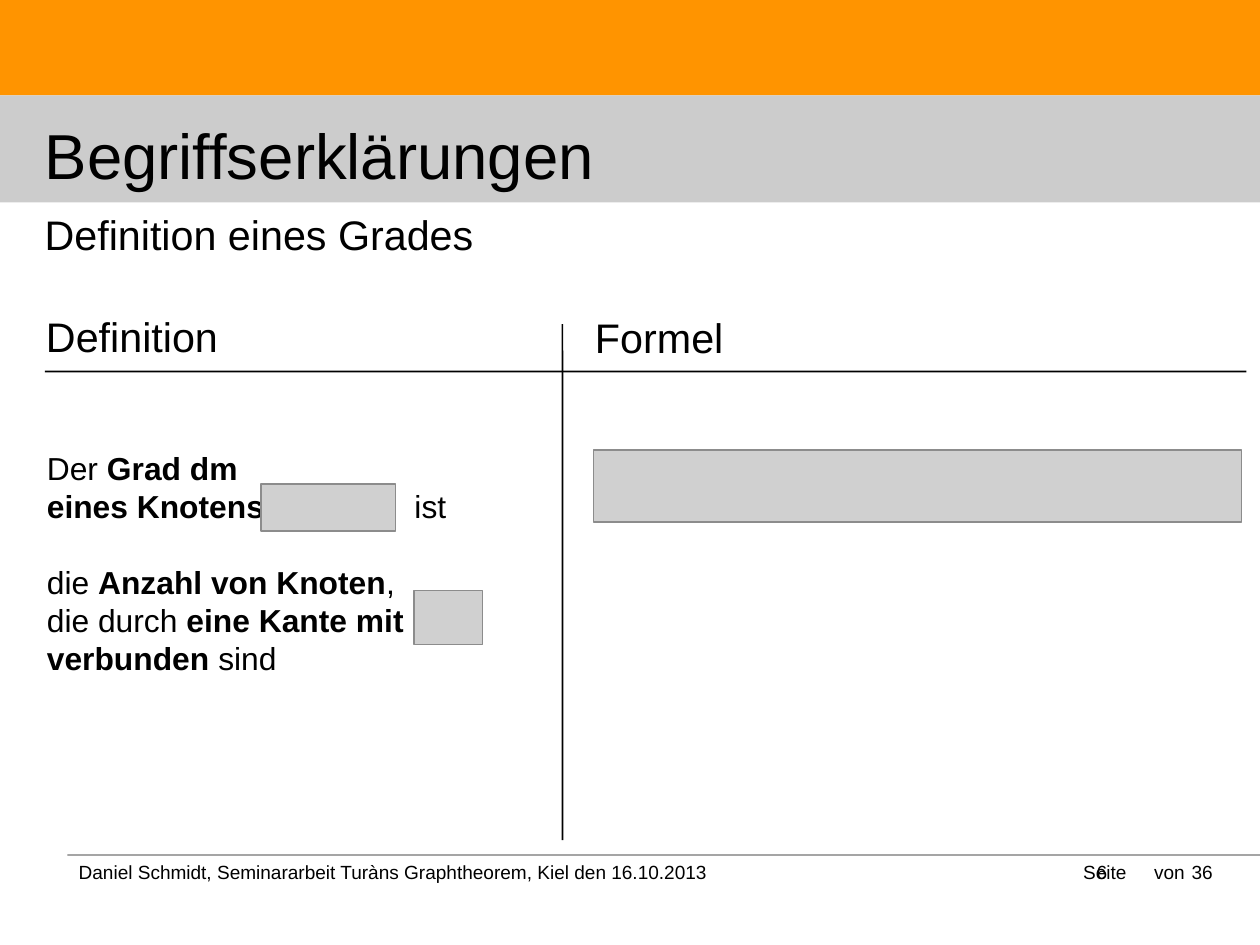
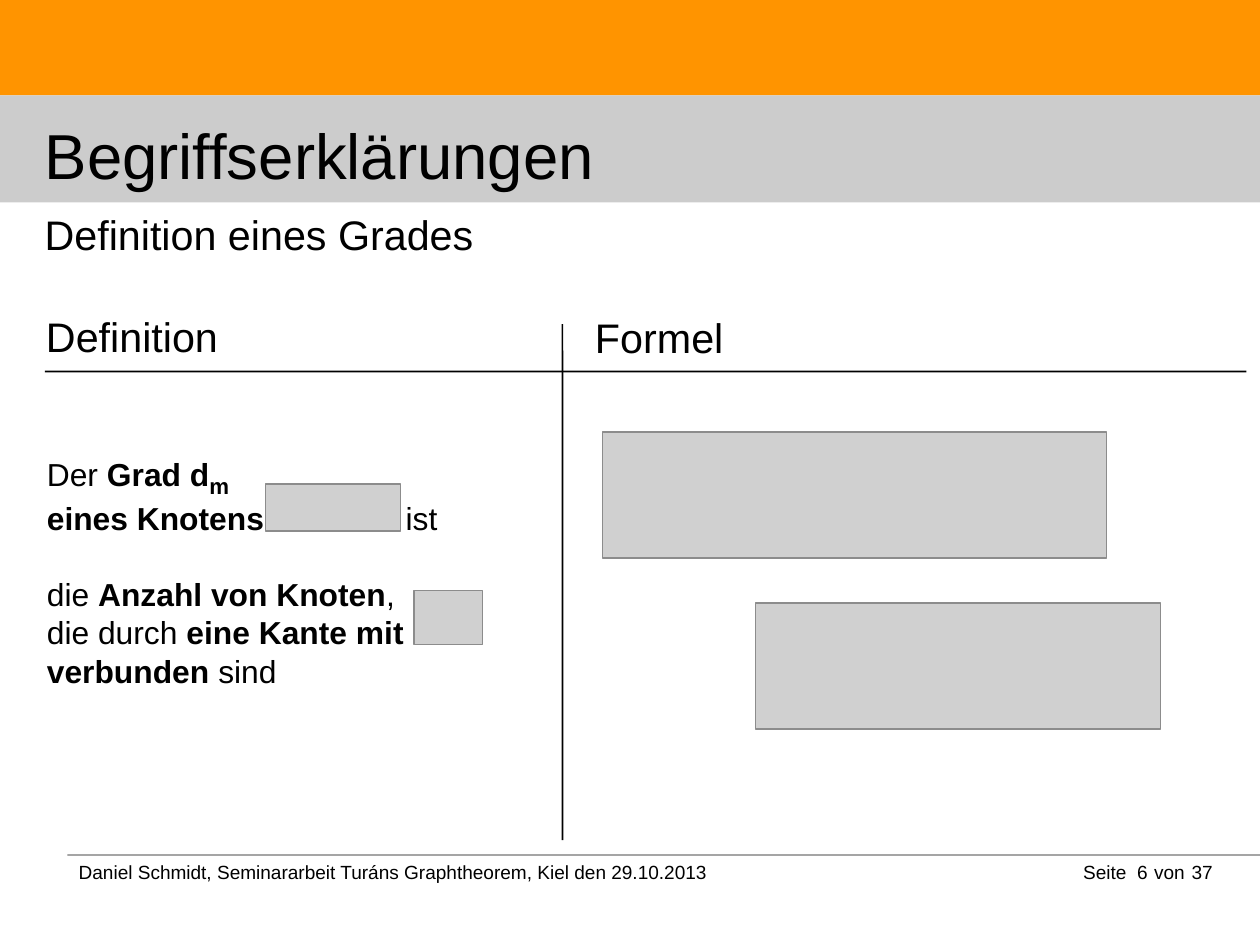
Before and after one commit to DanielMSchmidt/kombinatorik, a slide deck: slide 6 of Kombinatorik.odp. Drawn at 1260x945 pixels with LibreOffice and Linux fonts; fonts in the diff are those of the drawing; grey boxes stand for pictures. Boxes give left, top, right and bottom in pixels: in the first picture for what was removed or moved away, otherwise in the second. Text is boxed around its words. In the diff, an @@ line names an element or a change of style, - is before the commit and + after.

```diff
--- a/Kombinatorik.odp
+++ b/Kombinatorik.odp
@@ picture: place and size @@
-picture at bbox=[595, 450, 1243, 523]
+picture at bbox=[604, 432, 1108, 558]
@@ text at bbox=[47, 463, 181, 487]: size 20 to 24.1 pt, now subscript in "dm" @@
@@ picture: place and size @@
-picture at bbox=[261, 484, 396, 531]
+picture at bbox=[265, 484, 400, 531]
@@ picture added at bbox=[756, 604, 1161, 729] @@
@@ text removed at bbox=[79, 865, 706, 883] @@
-Daniel Schmidt, Seminararbeit Turàns Graphtheorem, Kiel den 16.10.2013
@@ text added at bbox=[79, 865, 706, 883], 12 pt, text #000000 @@
+Daniel Schmidt, Seminararbeit Turáns Graphtheorem, Kiel den 29.10.2013
@@ page number rewrapped from bbox=[1097, 865, 1108, 884] to bbox=[1137, 865, 1148, 880] @@
@@ text at bbox=[1192, 865, 1213, 879]: text changed @@
-36
+37
```
Also in this commit, not shown: 33 other slides changed, 3 slides added, 2 slides removed.
